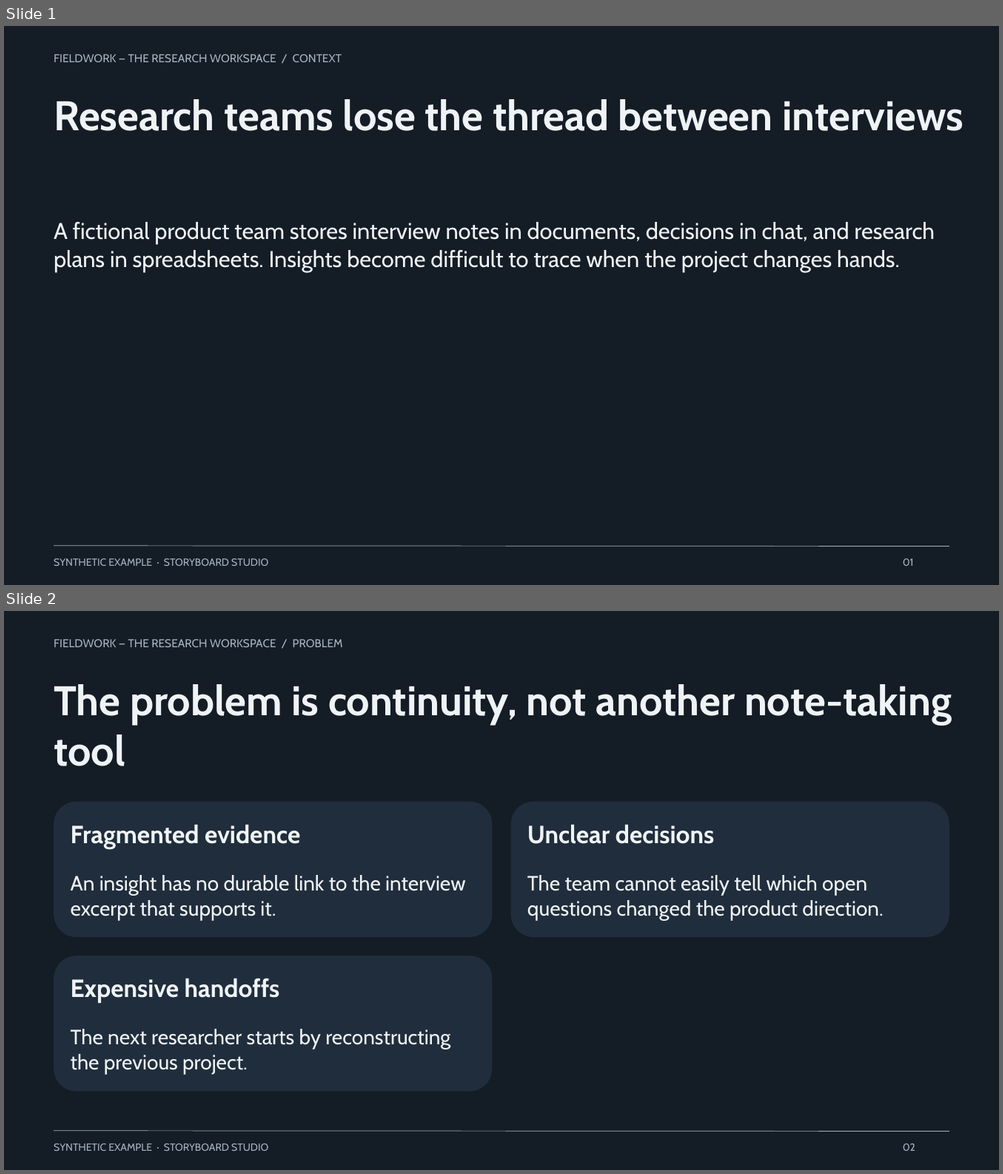
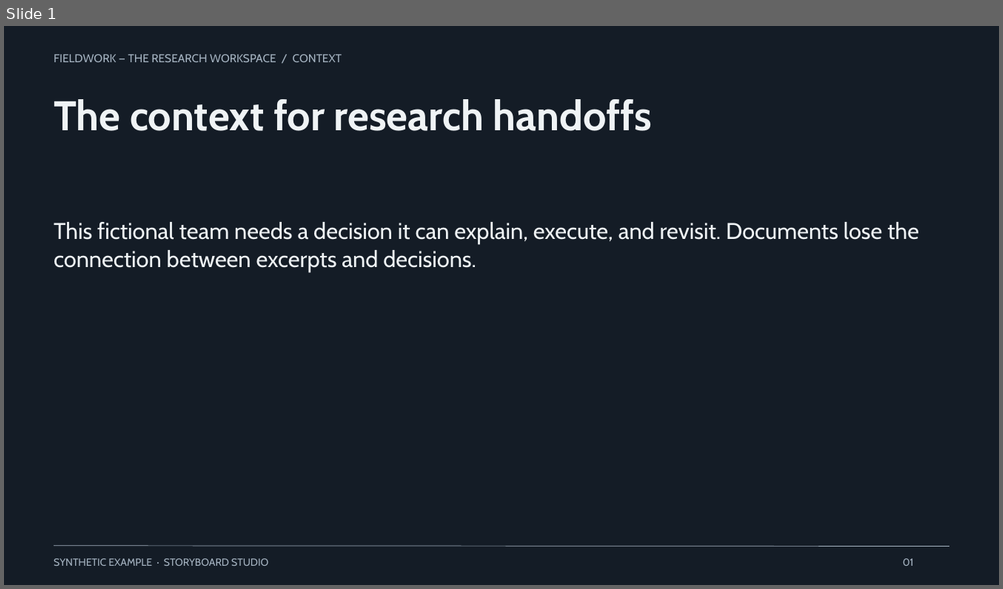
Before and after one commit to OthmaneBlial/Storyboard-Studio, a slide deck: gallery/native/startup-pitch/deck.pptx. Shown one above the other, each under a label of ours: slides 1 and 2 before the commit, slide 1 after it. The pictures are 1003x1174 and 1003x589 pixels, drawn with LibreOffice and Linux fonts; fonts in the diff are those of the drawing. Boxes give left, top, right and bottom in pixels: in the first picture for what was removed or moved away, otherwise in the second. Text is boxed around its words. In the diff, an @@ line names an element or a change of style, - is before the commit and + after.

```diff
--- a/gallery/native/startup-pitch/deck.pptx
+++ b/gallery/native/startup-pitch/deck.pptx
@@ slide 2 removed at (4,611,999,1170), background #141C26 @@
@@ text removed at (54,639,343,647) @@
-FIELDWORK — THE RESEARCH WORKSPACE / PROBLEM
@@ text removed at (54,684,951,766) @@
-The problem is continuity, not another note-taking
-tool
@@ rounded rectangle removed at (54,802,492,938) @@
@@ rounded rectangle removed at (511,802,949,938) @@
@@ text removed at (71,824,300,849) @@
-Fragmented evidence
@@ text removed at (527,824,714,844) @@
-Unclear decisions
@@ text removed at (71,875,465,920) @@
-An insight has no durable link to the interview
-excerpt that supports it.
@@ text removed at (527,875,882,920) @@
-The team cannot easily tell which open
-questions changed the product direction.
@@ rounded rectangle removed at (54,956,492,1091) @@
@@ text removed at (71,978,280,1003) @@
-Expensive handoffs
@@ text removed at (71,1029,450,1075) @@
-The next researcher starts by reconstructing
-the previous project.
@@ line removed from (54, 1131) to (949, 1132) @@
@@ text removed at (54,1144,268,1151) @@
-SYNTHETIC EXAMPLE · STORYBOARD STUDIO
@@ text removed at (902,1144,915,1151) @@
-02
@@ slide 1 changed as well @@
@@ text at (54,99,652,131): text changed @@
-Research teams lose the thread between interviews
+The context for research handoffs
@@ text at (54,222,919,272): text changed @@
-A fictional product team stores interview notes in documents, decisions in chat, and research
-plans in spreadsheets. Insights become difficult to trace when the project changes hands.
+This fictional team needs a decision it can explain, execute, and revisit. Documents lose the
+connection between excerpts and decisions.
```
Also in this commit, not shown: 5 other slides changed, 3 slides added, 11 other files.
